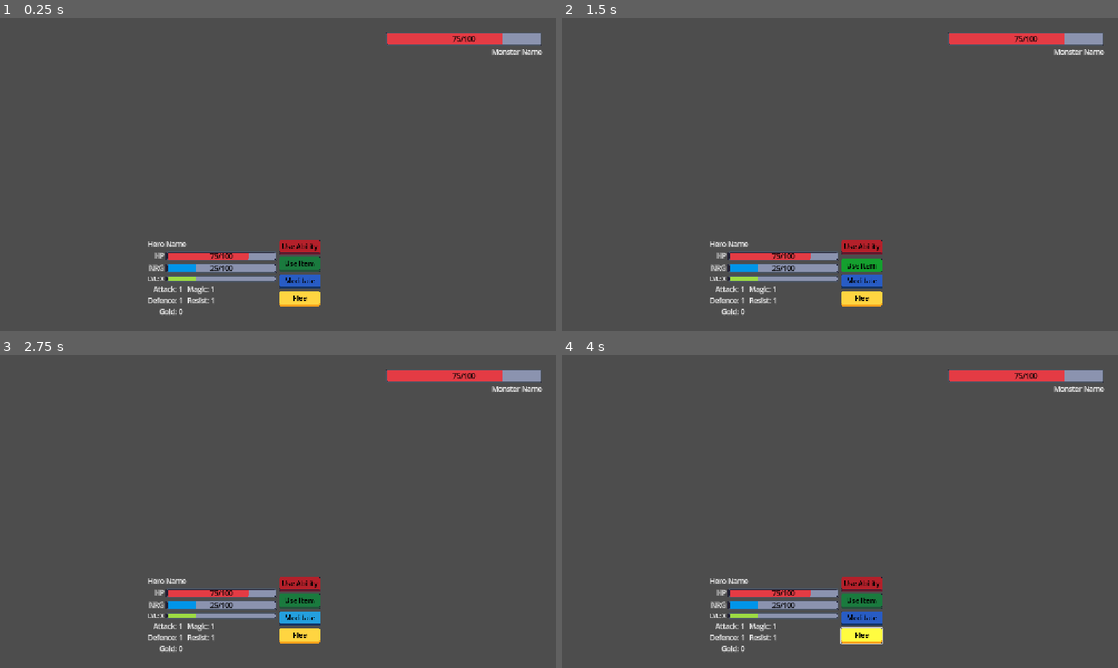
Above: before the commit, frames 1-4 (two rows, left to right).
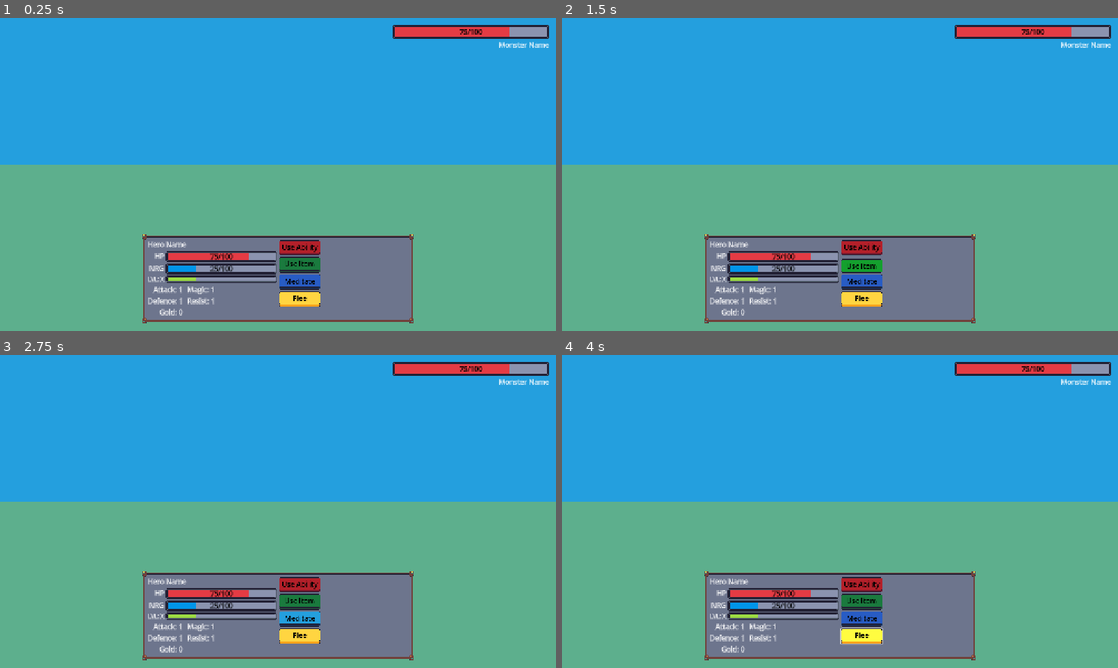
Above: after the commit, the same moments.

Repository: navtges3/PixelValley
Game: Godot game, scene res://scenes/ui/screens/battle_screen.tscn
The game is run twice, just before and just after one commit, with the same random seed, the same clock (stepped at 60 frames per second) and the same inputs. This scene is started directly instead of the project's main scene. Sound files missing from this copy of the repository are replaced by a short silence.
Inputs:
- Up to frame 1 (0.25 s): no input
- Up to frame 2 (1.5 s): click "Use Ability" at 0.5 s; click "Use Item" at 1.25 s
- Up to frame 3 (2.75 s): click "Meditate" at 2 s
- Up to frame 4 (4 s): click "Flee" at 2.75 s; tap Enter at 3.5 s; hold Right (ui_right) from 3.53 s (still down)

The runs differ from the first frame. In frame 1, 97% of the frame differs, in the area x 0-100%, y 0-100%; in frame 2, 97%; in frame 3, 97%; in frame 4, 97%.
Error in both runs: Invalid access to property or key 'inventory' on a base object of type 'Nil'. (res://scripts/systems/battle_manager.gd:53)

Commit message:
Improved battle visuals

Diff:
--- a/scenes/ui/components/battle_character.tscn
+++ b/scenes/ui/components/battle_character.tscn
@@ -2,15 +2,21 @@
 
 [ext_resource type="Script" uid="uid://kcysixmfxdo0" path="res://scripts/ui/components/battle_character.gd" id="1_il1nn"]
 [ext_resource type="SpriteFrames" uid="uid://bn15t6nu6n6nf" path="res://resources/characters/monsters/orc/orc_battle_sprite_frames.tres" id="2_3rhhs"]
+[ext_resource type="Texture2D" uid="uid://j5ackm5k12l4" path="res://assets/BattleFloor.png" id="2_stq27"]
 
 [node name="BattleCharacter" type="Node2D" unique_id=2135240791]
 script = ExtResource("1_il1nn")
 
 [node name="Visual" type="Node2D" parent="." unique_id=1615905558]
 
+[node name="Sprite2D" type="Sprite2D" parent="Visual" unique_id=1053423451]
+texture = ExtResource("2_stq27")
+offset = Vector2(0, -6)
+
 [node name="AnimatedSprite2D" type="AnimatedSprite2D" parent="Visual" unique_id=1921383678]
 sprite_frames = ExtResource("2_3rhhs")
-animation = &"attack"
+animation = &"idle"
+frame_progress = 0.10304702
 centered = false
 offset = Vector2(-32, -64)
 
--- a/scenes/ui/screens/battle_screen.tscn
+++ b/scenes/ui/screens/battle_screen.tscn
@@ -1,8 +1,10 @@
 [gd_scene format=3 uid="uid://wy2cht7kkgmh"]
 
 [ext_resource type="Script" uid="uid://cqc6b58dnjxis" path="res://scripts/ui/screens/battle_screen.gd" id="1_ihhiw"]
+[ext_resource type="Texture2D" uid="uid://ch4xo4n02q3jw" path="res://assets/BattleBackground.png" id="2_e8mee"]
 [ext_resource type="PackedScene" uid="uid://bjx12sxd6xqme" path="res://scenes/ui/components/hero_info.tscn" id="3_e8mee"]
 [ext_resource type="Theme" uid="uid://cra87dj7simd8" path="res://resources/ui/progress_bar/red_bar.tres" id="3_pxpkm"]
+[ext_resource type="Theme" uid="uid://dq41s7i7v61gk" path="res://resources/ui/backgrounds/background_panel.tres" id="4_pxpkm"]
 [ext_resource type="Theme" uid="uid://130ubmqd1h3b" path="res://resources/ui/button_themes/regular/red_button.tres" id="7_iw40k"]
 [ext_resource type="Theme" uid="uid://cgbnpl6hlm7s2" path="res://resources/ui/button_themes/regular/green_button.tres" id="8_qmdt6"]
 [ext_resource type="Theme" uid="uid://dqwm8agt87lsh" path="res://resources/ui/button_themes/regular/blue_button.tres" id="9_06vtu"]
@@ -18,6 +20,15 @@
 grow_vertical = 2
 script = ExtResource("1_ihhiw")
 
+[node name="BackgroundTextureRect" type="TextureRect" parent="." unique_id=1181602262]
+layout_mode = 1
+anchors_preset = 15
+anchor_right = 1.0
+anchor_bottom = 1.0
+grow_horizontal = 2
+grow_vertical = 2
+texture = ExtResource("2_e8mee")
+
 [node name="HeroSlot" type="Marker2D" parent="." unique_id=1425626208]
 position = Vector2(400, 480)
 
@@ -31,10 +42,10 @@
 anchor_bottom = 1.0
 grow_horizontal = 2
 grow_vertical = 2
-theme_override_constants/margin_left = 32
-theme_override_constants/margin_top = 32
-theme_override_constants/margin_right = 32
-theme_override_constants/margin_bottom = 32
+theme_override_constants/margin_left = 16
+theme_override_constants/margin_top = 16
+theme_override_constants/margin_right = 16
+theme_override_constants/margin_bottom = 16
 
 [node name="BattleLog" type="RichTextLabel" parent="MarginContainer" unique_id=1459385711]
 custom_minimum_size = Vector2(300, 300)
@@ -76,64 +87,70 @@
 text = "Monster Name"
 horizontal_alignment = 2
 
-[node name="ActionArea" type="HBoxContainer" parent="MarginContainer" unique_id=337684969]
+[node name="ActionPanel" type="PanelContainer" parent="MarginContainer" unique_id=393718084]
+layout_mode = 2
+size_flags_horizontal = 4
+size_flags_vertical = 8
+theme = ExtResource("4_pxpkm")
+
+[node name="ActionArea" type="HBoxContainer" parent="MarginContainer/ActionPanel" unique_id=337684969]
 custom_minimum_size = Vector2(600, 0)
 layout_mode = 2
 size_flags_horizontal = 4
 size_flags_vertical = 8
 
-[node name="HeroInfo" parent="MarginContainer/ActionArea" unique_id=1121426668 instance=ExtResource("3_e8mee")]
+[node name="HeroInfo" parent="MarginContainer/ActionPanel/ActionArea" unique_id=1121426668 instance=ExtResource("3_e8mee")]
 layout_mode = 2
 
-[node name="LeftPanel" type="VBoxContainer" parent="MarginContainer/ActionArea" unique_id=756459339]
+[node name="LeftPanel" type="VBoxContainer" parent="MarginContainer/ActionPanel/ActionArea" unique_id=756459339]
 layout_mode = 2
 
-[node name="AbilityButton" type="Button" parent="MarginContainer/ActionArea/LeftPanel" unique_id=598476712]
+[node name="AbilityButton" type="Button" parent="MarginContainer/ActionPanel/ActionArea/LeftPanel" unique_id=598476712]
 custom_minimum_size = Vector2(96, 32)
 layout_mode = 2
 theme = ExtResource("7_iw40k")
 toggle_mode = true
 text = "Use Ability"
 
-[node name="ItemButton" type="Button" parent="MarginContainer/ActionArea/LeftPanel" unique_id=110423753]
+[node name="ItemButton" type="Button" parent="MarginContainer/ActionPanel/ActionArea/LeftPanel" unique_id=110423753]
 custom_minimum_size = Vector2(96, 32)
 layout_mode = 2
 theme = ExtResource("8_qmdt6")
 toggle_mode = true
 text = "Use Item"
 
-[node name="MeditateButton" type="Button" parent="MarginContainer/ActionArea/LeftPanel" unique_id=1755693489]
+[node name="MeditateButton" type="Button" parent="MarginContainer/ActionPanel/ActionArea/LeftPanel" unique_id=1755693489]
 custom_minimum_size = Vector2(96, 32)
 layout_mode = 2
 tooltip_text = "Restore health and energy."
 theme = ExtResource("9_06vtu")
 text = "Meditate"
 
-[node name="FleeButton" type="Button" parent="MarginContainer/ActionArea/LeftPanel" unique_id=2132098312]
+[node name="FleeButton" type="Button" parent="MarginContainer/ActionPanel/ActionArea/LeftPanel" unique_id=2132098312]
 custom_minimum_size = Vector2(96, 32)
 layout_mode = 2
 theme = ExtResource("10_c2ins")
 text = "Flee"
 
-[node name="MiddlePanel" type="ScrollContainer" parent="MarginContainer/ActionArea" unique_id=121735259]
+[node name="MiddlePanel" type="ScrollContainer" parent="MarginContainer/ActionPanel/ActionArea" unique_id=121735259]
 layout_mode = 2
 horizontal_scroll_mode = 0
 
-[node name="OptionList" type="VBoxContainer" parent="MarginContainer/ActionArea/MiddlePanel" unique_id=781619579]
+[node name="OptionList" type="VBoxContainer" parent="MarginContainer/ActionPanel/ActionArea/MiddlePanel" unique_id=781619579]
 layout_mode = 2
 size_flags_vertical = 3
 
-[node name="Button" type="Button" parent="MarginContainer/ActionArea/MiddlePanel/OptionList" unique_id=1920686518]
+[node name="Button" type="Button" parent="MarginContainer/ActionPanel/ActionArea/MiddlePanel/OptionList" unique_id=1920686518]
 layout_mode = 2
 text = "This is an Ability"
 
 [node name="BattleManager" type="Node" parent="." unique_id=973972740]
 script = ExtResource("11_o00jr")
 
-[connection signal="toggled" from="MarginContainer/ActionArea/LeftPanel/AbilityButton" to="." method="_on_ability_button_toggled"]
-[connection signal="toggled" from="MarginContainer/ActionArea/LeftPanel/ItemButton" to="." method="_on_item_button_toggled"]
-[connection signal="pressed" from="MarginContainer/ActionArea/LeftPanel/MeditateButton" to="." method="_on_meditate_button_pressed"]
-[connection signal="pressed" from="MarginContainer/ActionArea/LeftPanel/FleeButton" to="." method="_on_flee_button_pressed"]
+[connection signal="toggled" from="MarginContainer/ActionPanel/ActionArea/LeftPanel/AbilityButton" to="." method="_on_ability_button_toggled"]
+[connection signal="toggled" from="MarginContainer/ActionPanel/ActionArea/LeftPanel/ItemButton" to="." method="_on_item_button_toggled"]
+[connection signal="pressed" from="MarginContainer/ActionPanel/ActionArea/LeftPanel/MeditateButton" to="." method="_on_meditate_button_pressed"]
+[connection signal="pressed" from="MarginContainer/ActionPanel/ActionArea/LeftPanel/FleeButton" to="." method="_on_flee_button_pressed"]
 [connection signal="battle_log_updated" from="BattleManager" to="." method="_on_battle_log_updated"]
 [connection signal="battle_won" from="BattleManager" to="." method="_on_battle_won"]
 [connection signal="hero_attacking" from="BattleManager" to="." method="_on_hero_attacking"]
--- a/scripts/ui/screens/battle_screen.gd
+++ b/scripts/ui/screens/battle_screen.gd
@@ -14,12 +14,12 @@
 @onready var monster_label: Label = $MarginContainer/VBoxContainer/MonsterLabel
 
 # Action Area
-@onready var hero_info: HeroInfo = $MarginContainer/ActionArea/HeroInfo
-@onready var ability_button: Button = $MarginContainer/ActionArea/LeftPanel/AbilityButton
-@onready var item_button: Button = $MarginContainer/ActionArea/LeftPanel/ItemButton
-@onready var meditate_button: Button = $MarginContainer/ActionArea/LeftPanel/MeditateButton
-@onready var flee_button: Button = $MarginContainer/ActionArea/LeftPanel/FleeButton
-@onready var option_list: VBoxContainer = $MarginContainer/ActionArea/MiddlePanel/OptionList
+@onready var hero_info: HeroInfo = $MarginContainer/ActionPanel/ActionArea/HeroInfo
+@onready var ability_button: Button = $MarginContainer/ActionPanel/ActionArea/LeftPanel/AbilityButton
+@onready var item_button: Button = $MarginContainer/ActionPanel/ActionArea/LeftPanel/ItemButton
+@onready var meditate_button: Button = $MarginContainer/ActionPanel/ActionArea/LeftPanel/MeditateButton
+@onready var flee_button: Button = $MarginContainer/ActionPanel/ActionArea/LeftPanel/FleeButton
+@onready var option_list: VBoxContainer = $MarginContainer/ActionPanel/ActionArea/MiddlePanel/OptionList
 
 var battle_config: BattleConfig
 var hero_visual: BattleCharacter
Binary file added: assets/BattleBackground.png
Binary file added: assets/BattleFloor.png
Binary file changed: assets/heroes/assassin/assassin_battle_spritesheet.png
Binary file changed: assets/heroes/knight/knight_battle_spritesheet.png
Binary file changed: assets/heroes/knight/knight_world_spritesheet.png
Binary file changed: assets/heroes/princess/princess_battle_spritesheet.png
Binary file changed: assets/heroes/princess/princess_world_spritesheet.png
Binary file changed: assets/monsters/goblin/goblin_battle_spritesheet.png
Binary file changed: assets/monsters/ogre/ogre_battle_spritesheet.png
Binary file changed: assets/monsters/ogre_king/ogre_king_battle_spritesheet.png
Binary file changed: assets/monsters/ogre_warlord/ogre_warlord_battle_spritesheet.png
Binary file changed: assets/monsters/orc/orc_battle_spritesheet.png
(and 1 more such lines)
